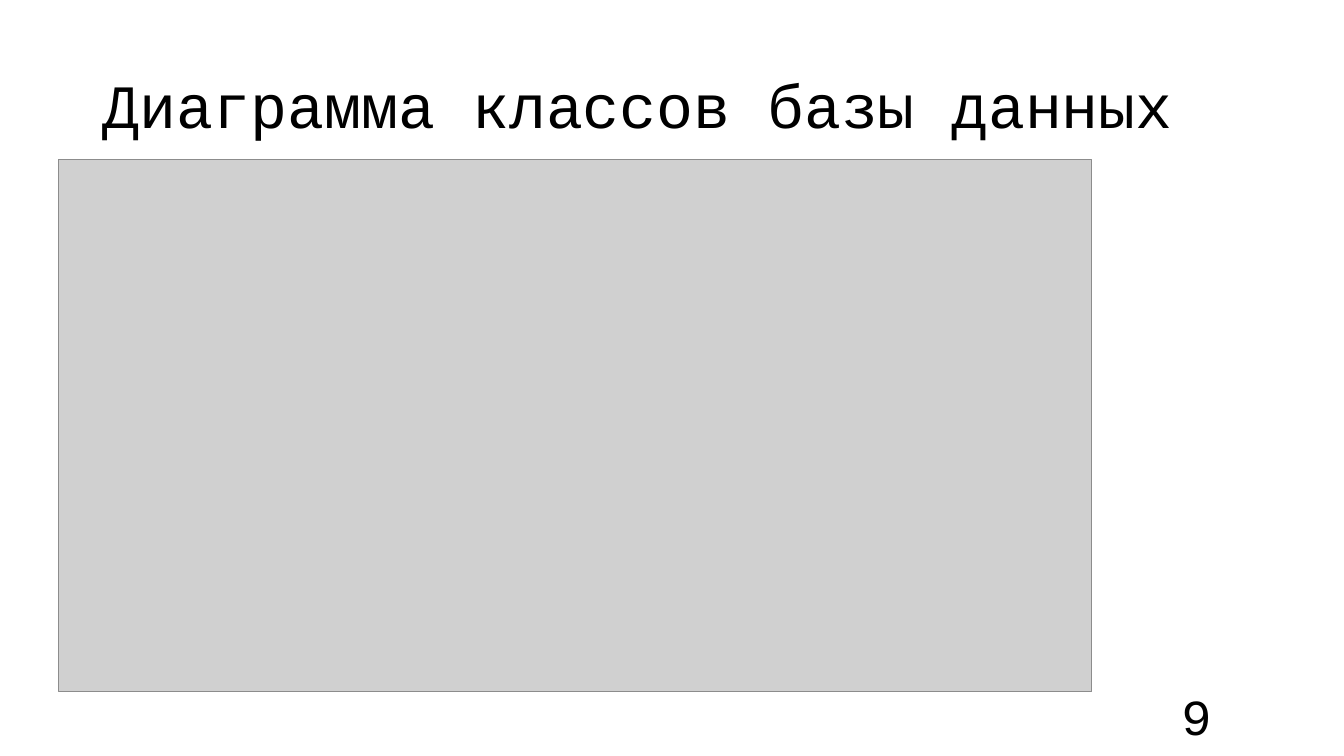
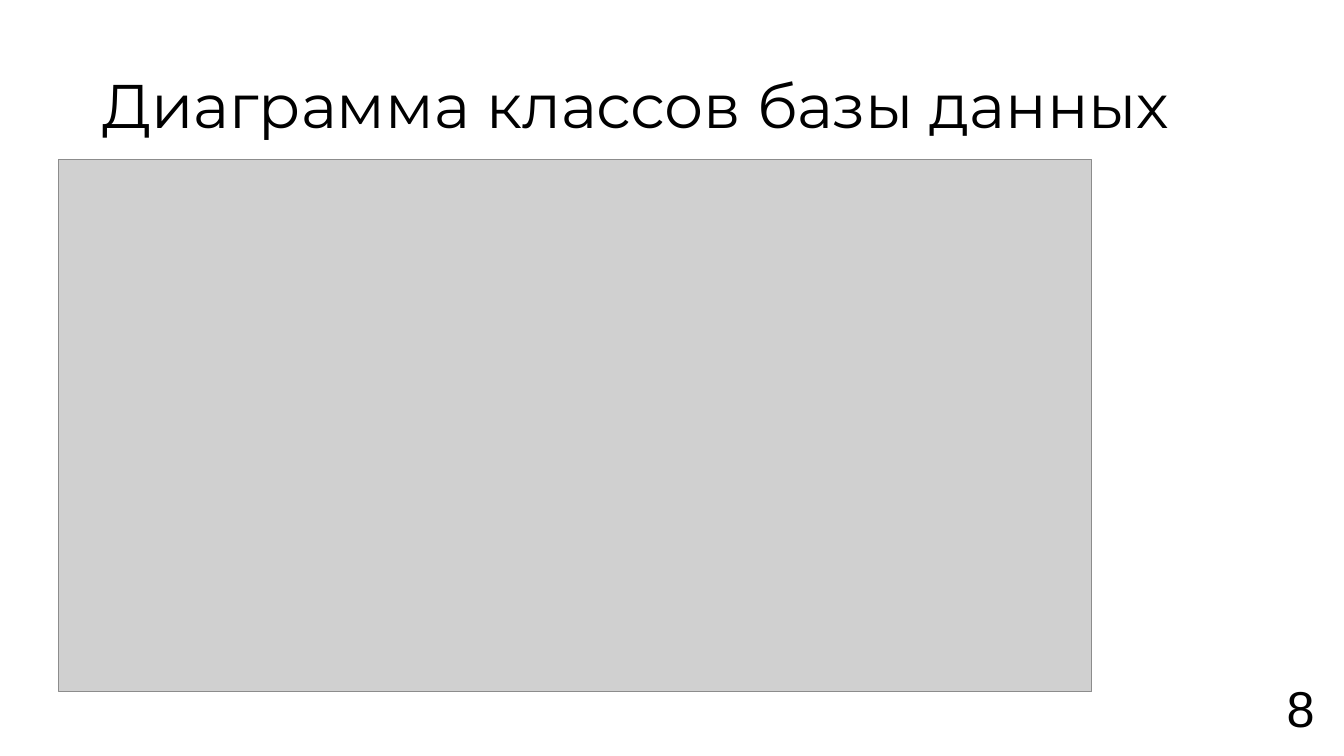
Before and after one commit to vafeenLabs/coursework-report_6-semester, a slide deck: slide 8 of Vafeen_3_61_presentation.pptx (slide 9 before the commit). Drawn at 1344x756 pixels with LibreOffice and Linux fonts; fonts in the diff are those of the drawing; grey boxes stand for pictures. Boxes give left, top, right and bottom in pixels: in the first picture for what was removed or moved away, otherwise in the second. Text is boxed around its words. In the diff, an @@ line names an element or a change of style, - is before the commit and + after.

```diff
--- a/Vafeen_3_61_presentation.pptx
+++ b/Vafeen_3_61_presentation.pptx
@@ title "Диаграмма классов базы данных" at <box>103,81,1169,140</box>: font Courier New to Montserrat @@
@@ page number removed at <box>1181,701,1211,736</box> @@
-9
@@ text added at <box>1287,691,1315,728</box>, 36 pt, text #000000 @@
+8
```
Also in this commit, not shown: 11 other slides changed, 1 slide added, 1 slide removed, 1 other file.
